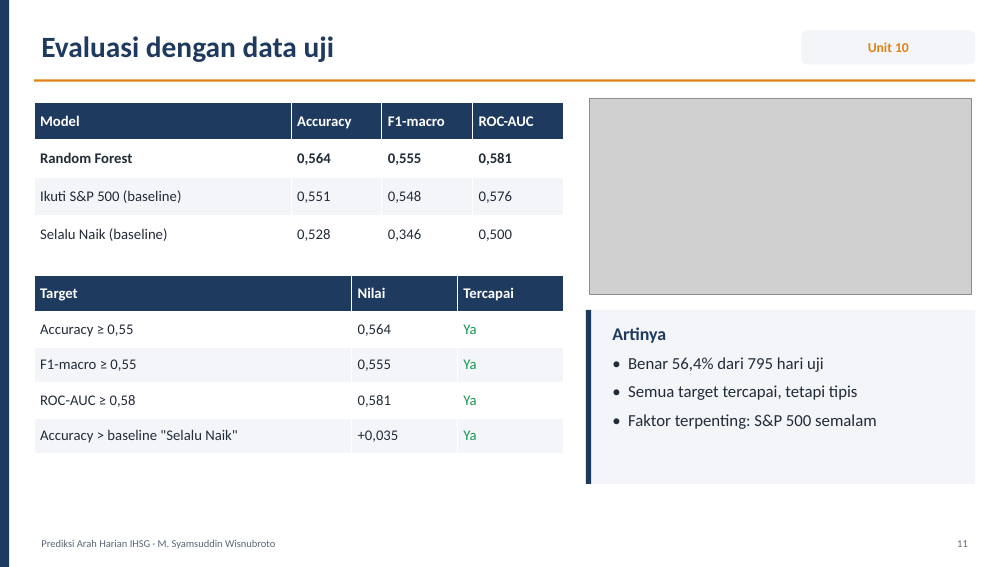
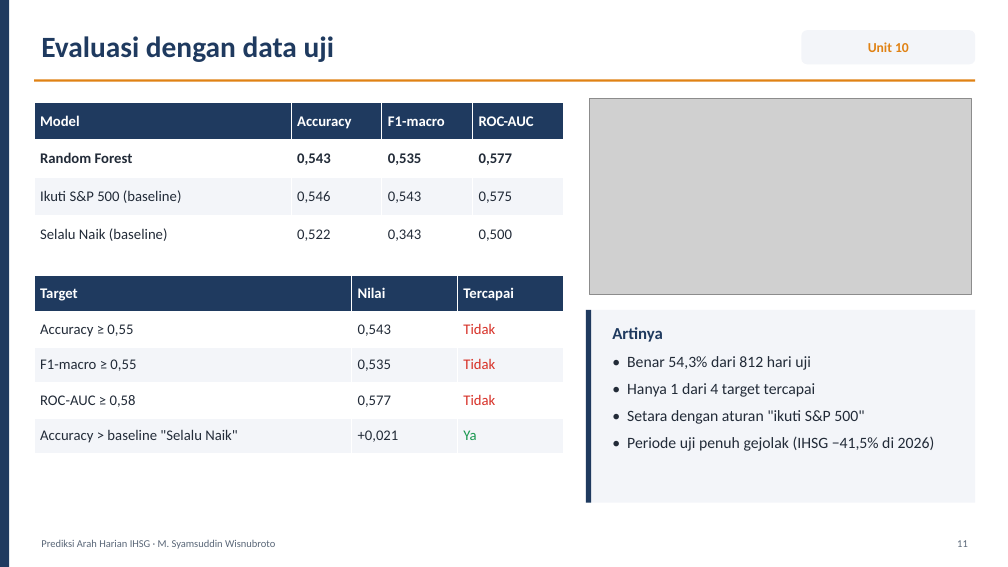
Before and after one commit to syamsuddinexcellent/portfolio-ilmuwan-data, a slide deck: slide 11 of presentation/Presentasi_Ilmuwan_Data_Syamsuddin_Wisnubroto.pptx. Drawn at 1008x567 pixels with LibreOffice and Linux fonts; fonts in the diff are those of the drawing; grey boxes stand for pictures. Boxes give left, top, right and bottom in pixels: in the first picture for what was removed or moved away, otherwise in the second. Text is boxed around its words. In the diff, an @@ line names an element or a change of style, - is before the commit and + after.

```diff
--- a/presentation/Presentasi_Ilmuwan_Data_Syamsuddin_Wisnubroto.pptx
+++ b/presentation/Presentasi_Ilmuwan_Data_Syamsuddin_Wisnubroto.pptx
@@ table at box(34, 102, 563, 253) @@
-row 2: Random Forest | 0,564 | 0,555 | 0,581
+row 2: Random Forest | 0,543 | 0,535 | 0,577
-row 3: Ikuti S&P 500 (baseline) | 0,551 | 0,548 | 0,576
+row 3: Ikuti S&P 500 (baseline) | 0,546 | 0,543 | 0,575
-row 4, column 2: 0,528
+row 4, column 2: 0,522
-row 4, column 3: 0,346
+row 4, column 3: 0,343
@@ table at box(34, 276, 563, 454) @@
-row 2, column 2: 0,564
+row 2, column 2: 0,543
-row 2, column 3: Ya
+row 2, column 3: Tidak
-row 3, column 2: 0,555
+row 3, column 2: 0,535
-row 3, column 3: Ya
+row 3, column 3: Tidak
-row 4, column 2: 0,581
+row 4, column 2: 0,577
-row 4, column 3: Ya
+row 4, column 3: Tidak
-row 5, column 2: +0,035
+row 5, column 2: +0,021
@@ rectangle: place and size @@
-rectangle at box(586, 310, 975, 484)
+rectangle at box(586, 310, 975, 503)
@@ rectangle: place and size @@
-rectangle at box(586, 310, 591, 484)
+rectangle at box(586, 310, 591, 503)
@@ text at box(612, 327, 663, 342): size 17 to 16 pt in "Artinya" @@
@@ text at box(627, 356, 935, 451): text changed; size 16 to 15 pt @@
-• Benar 56,4% dari 795 hari uji
-• Semua target tercapai, tetapi tipis
-• Faktor terpenting: S&P 500 semalam
+• Benar 54,3% dari 812 hari uji
+• Hanya 1 dari 4 target tercapai
+• Setara dengan aturan "ikuti S&P 500"
+• Periode uji penuh gejolak (IHSG −41,5% di 2026)
```
Also in this commit, not shown: 7 other slides changed, 34 other files.
